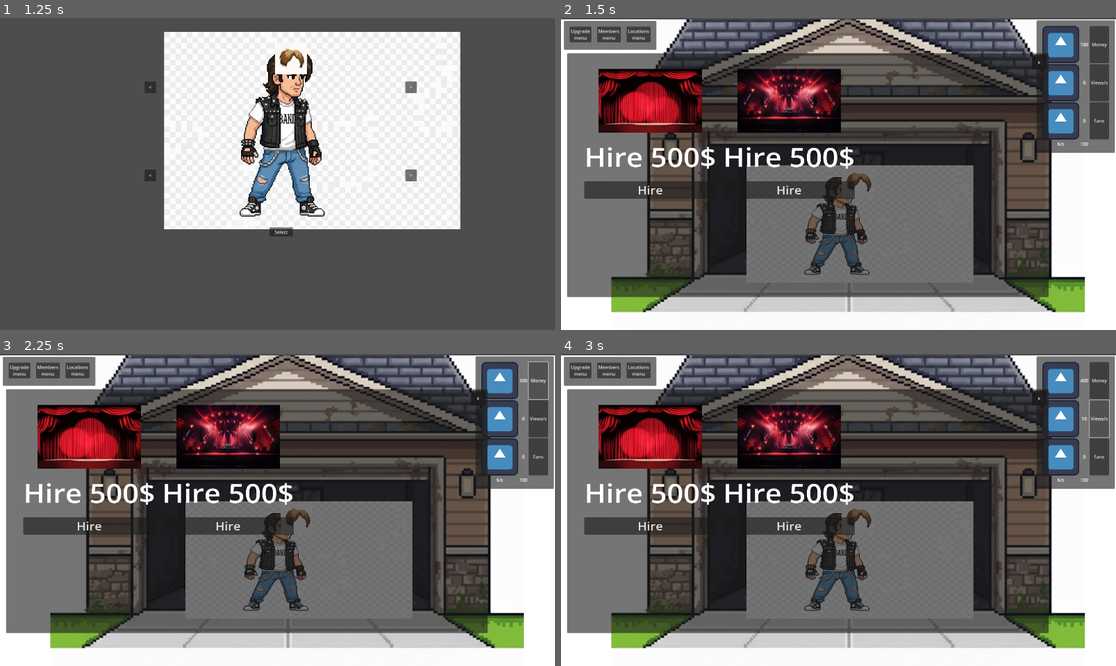
Above: before the commit, frames 1-4 (two rows, left to right).
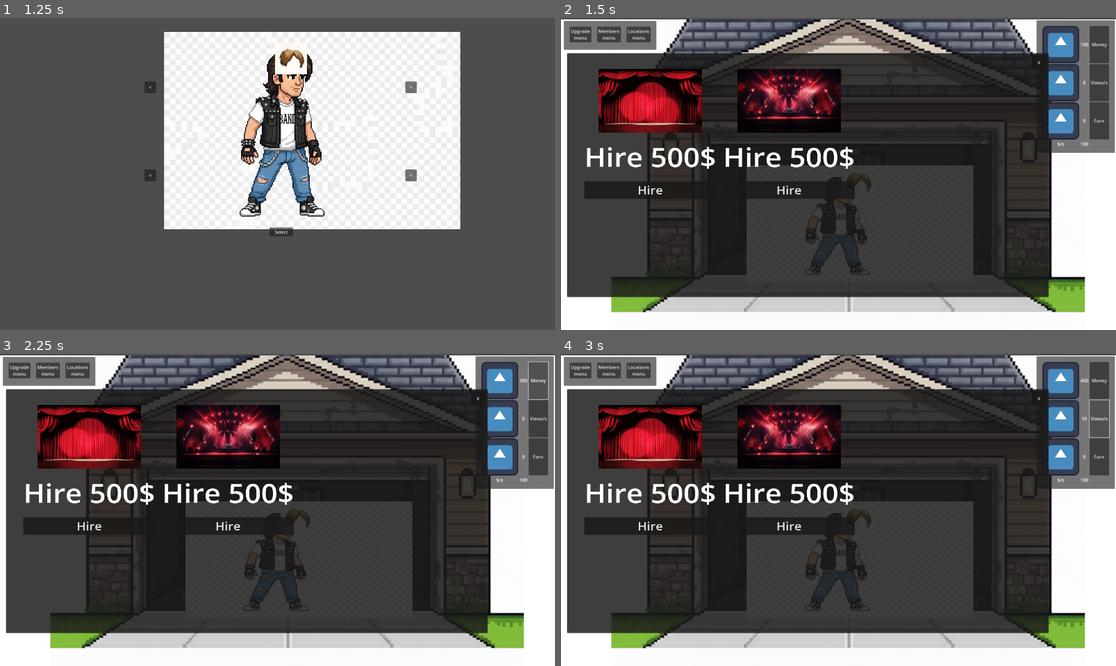
Above: after the commit, the same moments.

Repository: Geluco/music-band-tycoon
Game: Godot game, scene res://scenes/menu.tscn
Same seed, same stepped clock (60 frames per second), same inputs: the game is played once before the commit and once after it. The engine's default icon, where the game draws it, is replaced by a stand-in: a white triangle on a blue panel in a dark square.
Inputs:
- Up to frame 1 (1.25 s): click "Play" at 0.5 s
- Up to frame 2 (1.5 s): click "Select" at 1.25 s
- Up to frame 3 (2.25 s): click "Money" at 2 s
- Up to frame 4 (3 s): click "Views/s" at 2.75 s

Frame 1 is identical in both runs. In frame 2, 40% of the frame differs, in the area x 1-88%, y 11-90%; in frame 3, 40%; in frame 4, 40%.

Commit message:
arreglada el parse de las escenas
las escenas de localizaciones y main node entraban en bucle al llamarse y no cargaba bien las dependencias

Diff:
--- a/scenes/menu_locations.tscn
+++ b/scenes/menu_locations.tscn
@@ -3,9 +3,9 @@
 [ext_resource type="Script" uid="uid://cwkrmjm1vqt1s" path="res://scripts/menu_locations.gd" id="1_rpxht"]
 [ext_resource type="Texture2D" uid="uid://dbpd1qitj8nym" path="res://img/garaje.png" id="2_cag3g"]
 [ext_resource type="Script" uid="uid://dp4axmnl7q35n" path="res://scripts/charac_info.gd" id="3_2sov7"]
-[ext_resource type="Texture2D" uid="uid://dc55fkjdrreyr" path="res://img/escenario1.jpg" id="4_qteu3"]
-[ext_resource type="Texture2D" uid="uid://ba5lfy7iobrin" path="res://img/escenario2.jpg" id="5_27gp1"]
-[ext_resource type="PackedScene" uid="uid://8rdlqav878pv" path="res://scenes/main_node.tscn" id="6_gppnv"]
+[ext_resource type="Texture2D" uid="uid://cfrpxsv6qmjut" path="res://img/escenario1.jpg" id="4_qteu3"]
+[ext_resource type="Texture2D" uid="uid://b1bv5yuoetnif" path="res://img/escenario2.jpg" id="5_27gp1"]
+
 
 [sub_resource type="Resource" id="Resource_gppnv"]
 script = ExtResource("3_2sov7")
@@ -28,7 +28,7 @@
 [node name="menu_locations" type="Node2D"]
 script = ExtResource("1_rpxht")
 background_data = Array[ExtResource("3_2sov7")]([SubResource("Resource_gppnv"), SubResource("Resource_cag3g"), SubResource("Resource_2sov7")])
-background_scene = ExtResource("6_gppnv")
+background_scene_path = "res://scenes/main_node.tscn"
 
 [node name="CanvasLayer" type="CanvasLayer" parent="."]
 
--- a/scripts/main_node.gd
+++ b/scripts/main_node.gd
@@ -4,6 +4,11 @@
 
 @onready var player=$Character
 @onready var playerH=$characterH
+
+
+#modificacion para que no pete al cargar
+@export var menu_locations_path: String = "res://scenes/menu_locations.tscn"
+
 
 func _ready() -> void:
 	#al enseñar la escena la textura del jugador se pone si se ha seleccionado jugador
@@ -17,6 +22,17 @@
 	else:
 		get_tree().change_scene_to_file("res://scenes/charac_sel.tscn")
 
+	#modificacion para que no pete al cargar
+	if menu_locations_path == "":
+		return
+	var res = ResourceLoader.load(menu_locations_path)
+	if res and res is PackedScene:
+		# instancia diferida para evitar parse-time recursion
+		call_deferred("_instance_menu_locations", res)
+	else:
+		push_error("No se pudo cargar %s" % menu_locations_path)
+
+
 func _process(delta):
 	#abre el menu al presionar la tecla esc
 	if Input.is_action_just_pressed("esc"):
@@ -26,3 +42,9 @@
 	if n>=0:
 		n-=100
 		Global.money+=Global.moneyPerSecond
+
+
+
+func _instance_menu_locations(packed: PackedScene) -> void:
+	var menu = packed.instantiate()
+	add_child(menu)
Not shown, changed: img/escenario1.jpg.import
Not shown, changed: img/escenario2.jpg.import
Not shown, changed: .DS_Store
Not shown, added: .Rhistory
